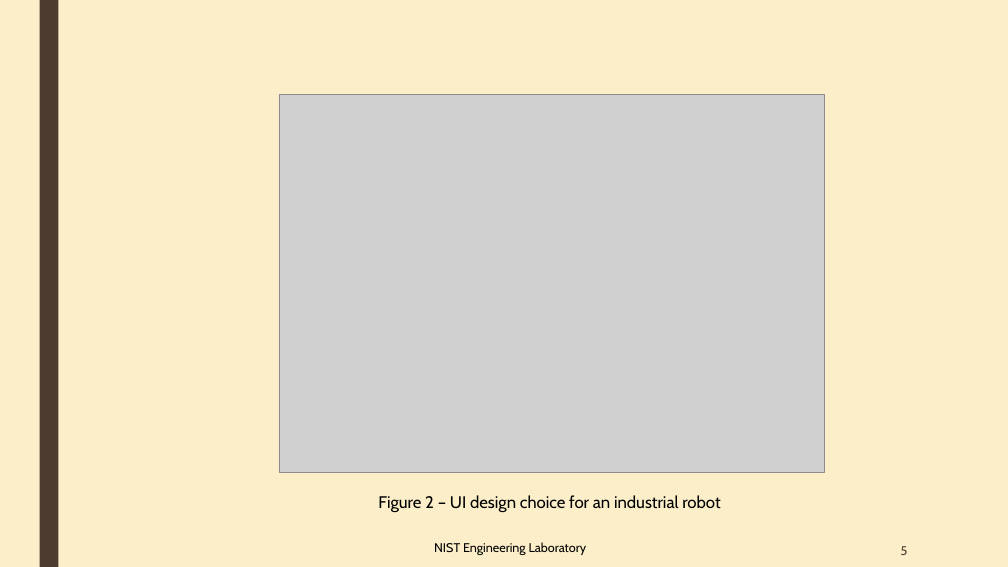
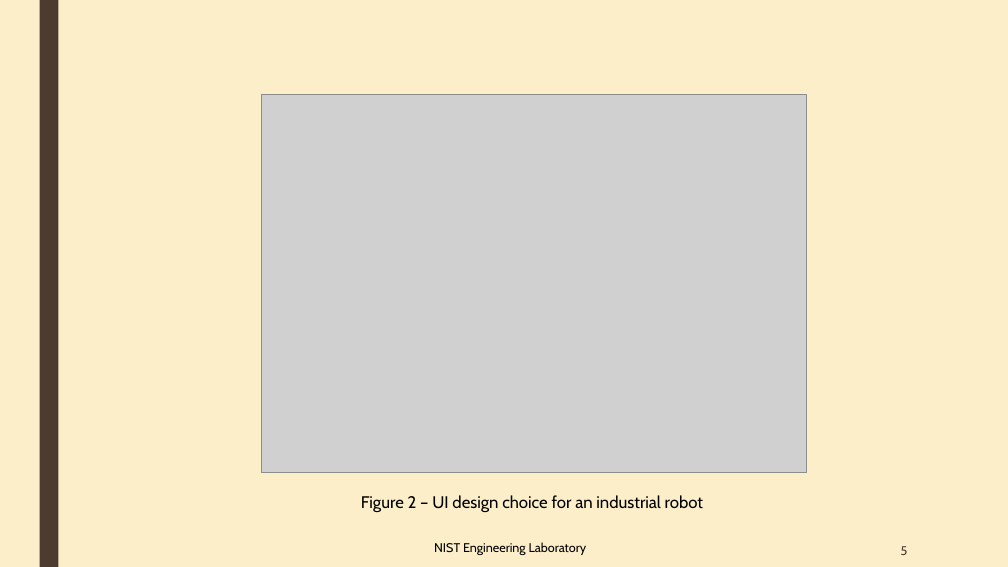
Before and after one commit to OvercodedStack/CRPI-UI-DOCUMENTATION-Summer-of-2019, a slide deck: slide 5 of Collaborative Robotics User interface and HRI Metrics [Autosaved].pptx. Drawn at 1008x567 pixels with LibreOffice and Linux fonts; fonts in the diff are those of the drawing; grey boxes stand for pictures. Boxes give left, top, right and bottom in pixels: in the first picture for what was removed or moved away, otherwise in the second. Text is boxed around its words. In the diff, an @@ line names an element or a change of style, - is before the commit and + after.

```diff
--- a/Collaborative Robotics User interface and HRI Metrics [Autosaved].pptx
+++ b/Collaborative Robotics User interface and HRI Metrics [Autosaved].pptx
@@ picture: place and size @@
-picture at bbox=[279, 95, 824, 473]
+picture at bbox=[262, 95, 807, 473]
@@ text "Figure 2 – UI design ...": place and size @@
-text "Figure 2 – UI design ..." at bbox=[378, 495, 720, 512]
+text "Figure 2 – UI design ..." at bbox=[361, 495, 703, 512]
```
Also in this commit, not shown: 4 other slides changed.
